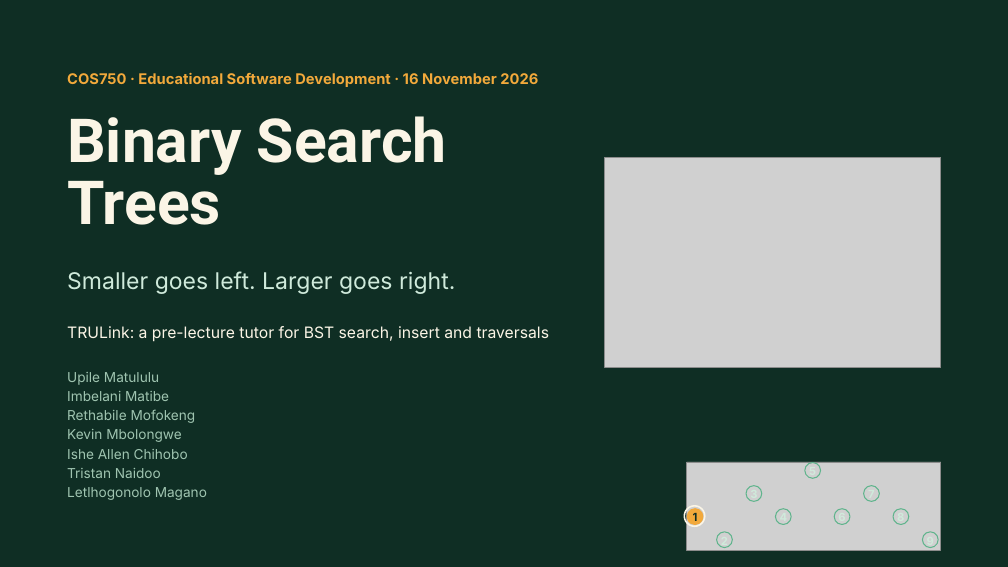
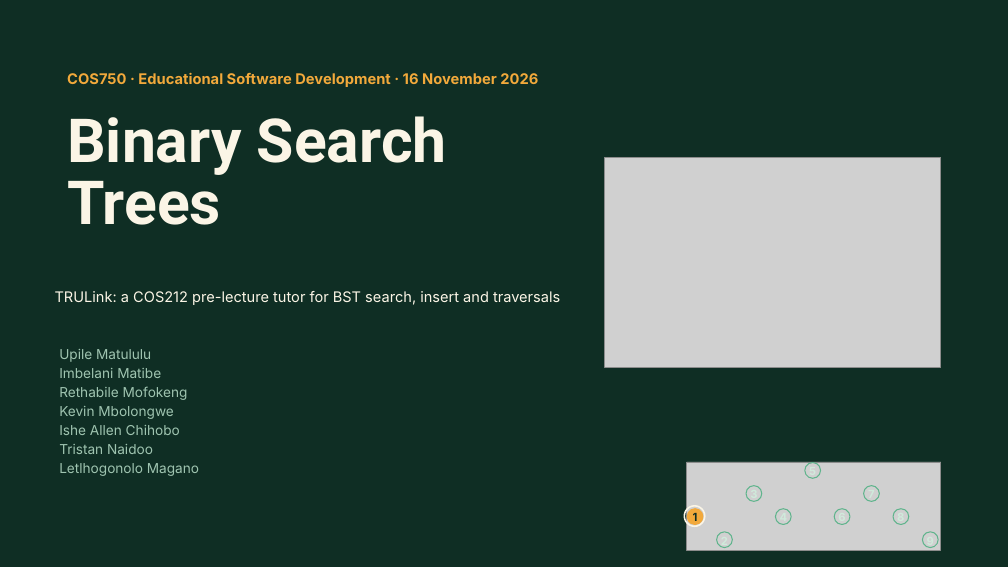
Before and after one commit to kvnxmars/cos212-bst-tutor, a slide deck: slide 1 of docs/presentation/Binary Search Trees – COS212 App Presentation.pptx. Drawn at 1008x567 pixels with LibreOffice and Linux fonts; fonts in the diff are those of the drawing; grey boxes stand for pictures. Boxes give left, top, right and bottom in pixels: in the first picture for what was removed or moved away, otherwise in the second. Text is boxed around its words. In the diff, an @@ line names an element or a change of style, - is before the commit and + after.

```diff
--- a/docs/presentation/Binary Search Trees – COS212 App Presentation.pptx
+++ b/docs/presentation/Binary Search Trees – COS212 App Presentation.pptx
@@ text at [55,291,560,305]: text changed; size 15 to 13.9 pt @@
-TRULink: a pre-lecture tutor for BST search, insert and traversals
+TRULink: a COS212 pre-lecture tutor for BST search, insert and traversals
@@ text removed at [67,271,455,294] @@
-Smaller goes left. Larger goes right.
@@ text "Upile Matululu": place and size @@
-text "Upile Matululu" at [67,372,207,500]
+text "Upile Matululu" at [59,349,199,476]
```
Also in this commit, not shown: 5 other slides changed.
